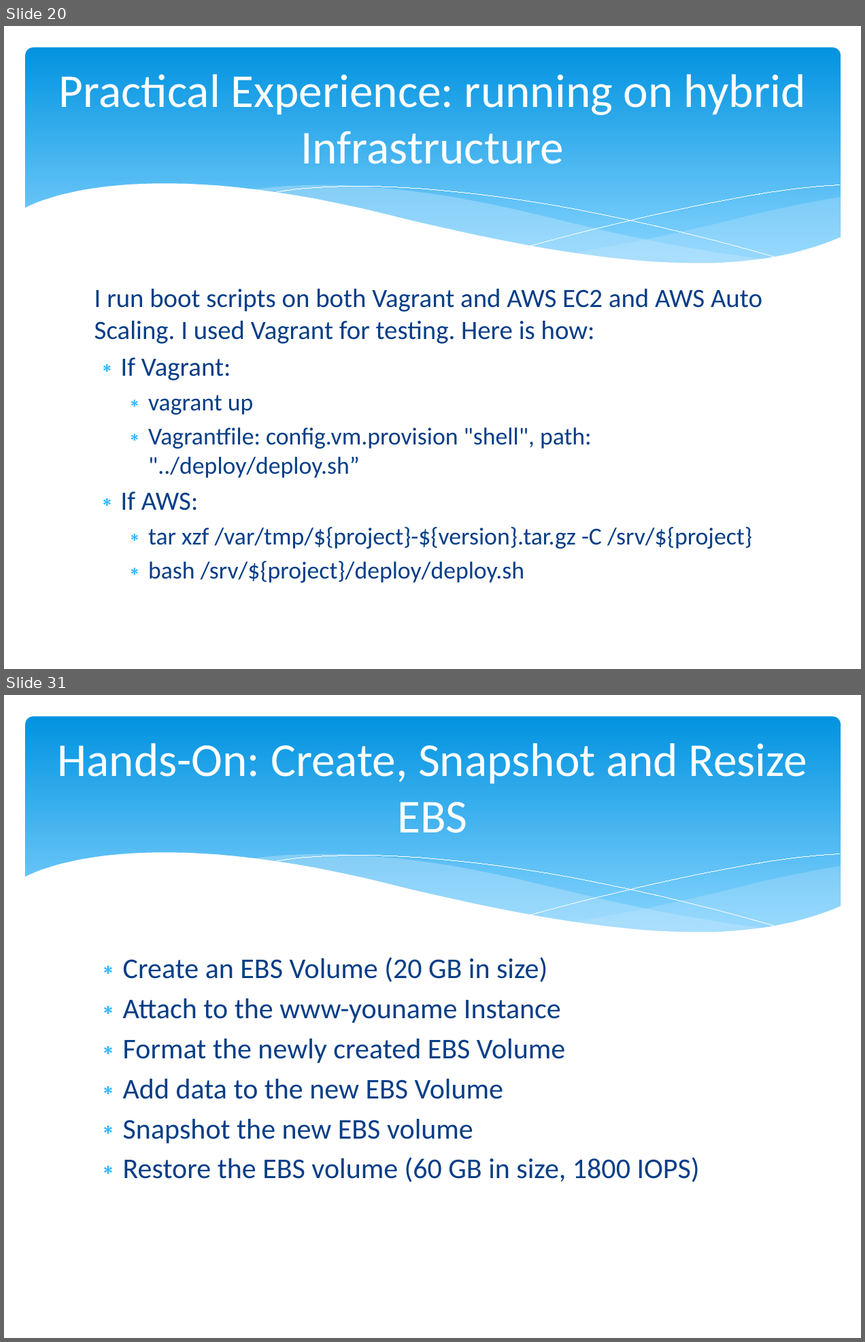
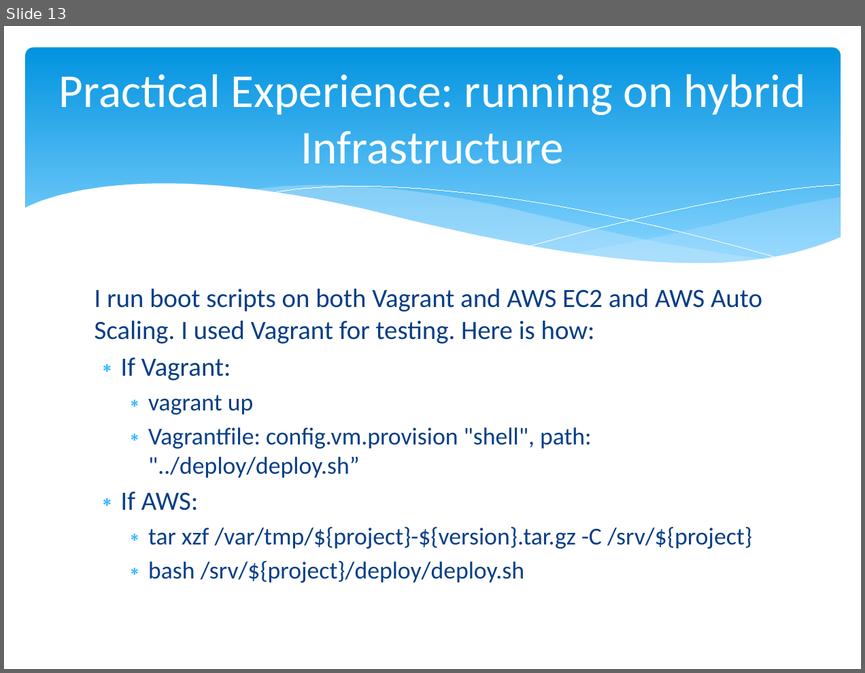
Before and after one commit to cloudavail/awstraining, a slide deck: aws-ec2/aws-ec2.pptx. Shown one above the other, each under a label of ours: slides 20 and 31 before the commit, slide 13 after it; the slides between them are not shown. The pictures are 865x1342 and 865x673 pixels, drawn with LibreOffice and Linux fonts; fonts in the diff are those of the drawing. Boxes give left, top, right and bottom in pixels: in the first picture for what was removed or moved away, otherwise in the second. Text is boxed around its words. In the diff, an @@ line names an element or a change of style, - is before the commit and + after.

```diff
--- a/aws-ec2/aws-ec2.pptx
+++ b/aws-ec2/aws-ec2.pptx
@@ slide 31 removed at box(4, 695, 861, 1338), background #FFFFFF; not listed: 6 template elements that a slide beside it also shows @@
@@ title removed at box(57, 743, 807, 833) @@
-Hands-On: Create, Snapshot and Resize EBS
@@ text removed at box(123, 957, 700, 1182) @@
-∗ Create an EBS Volume (20 GB in size)
-∗ Attach to the www-youname Instance
-∗ Format the newly created EBS Volume
-∗ Add data to the new EBS Volume
-∗ Snapshot the new EBS volume
-∗ Restore the EBS volume (60 GB in size, 1800 IOPS)
@@ what was slide 20 is now slide 13 @@
```
Also in this commit, not shown: 2 slides changed, 10 other slides removed, 38 other files.
